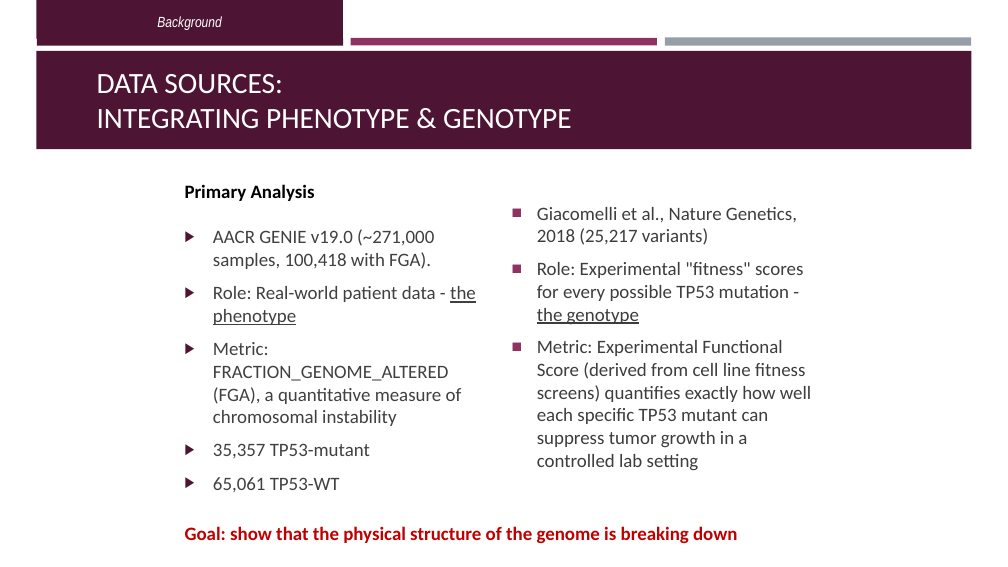
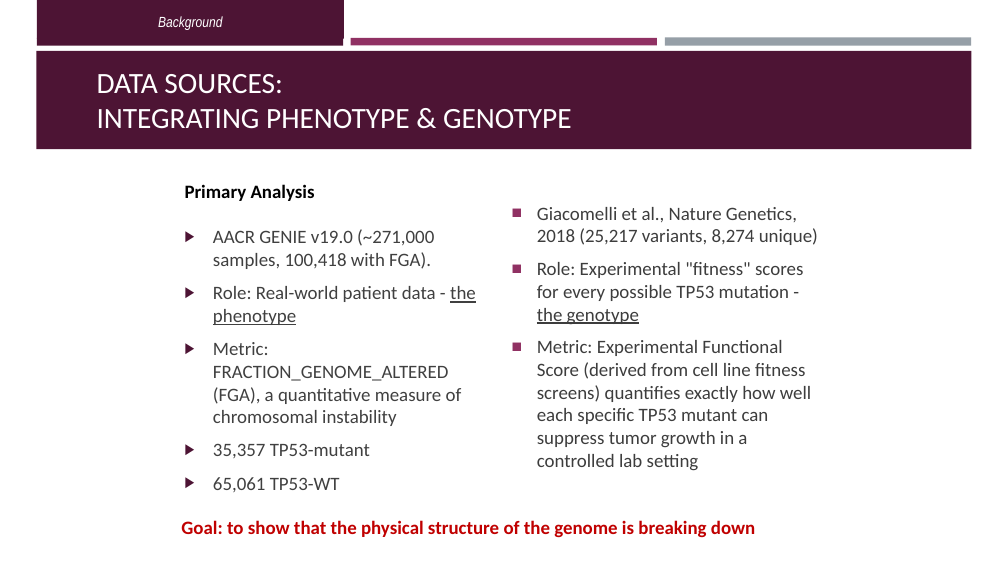
Before and after one commit to OrnitB/cancer_bioinformatics, a slide deck: slide 9 of project/project_background/Final Project Presentation - Ornit - Cancer Bioinfo March 2026.pptx. Drawn at 1008x567 pixels with LibreOffice and Linux fonts; fonts in the diff are those of the drawing. Boxes give left, top, right and bottom in pixels: in the first picture for what was removed or moved away, otherwise in the second. Text is boxed around its words. In the diff, an @@ line names an element or a change of style, - is before the commit and + after.

Commit message:
presentation in progress

```diff
--- a/project/project_background/Final Project Presentation - Ornit - Cancer Bioinfo March 2026.pptx
+++ b/project/project_background/Final Project Presentation - Ornit - Cancer Bioinfo March 2026.pptx
@@ text at bbox=[537, 207, 818, 245]: text changed @@
-■ Giacomelli et al., Nature Genetics, 2018 (25,217 variants)
+■ Giacomelli et al., Nature Genetics, 2018 (25,217 variants, 8,274 unique)
@@ text at bbox=[181, 520, 755, 538]: text changed @@
-Goal: show that the physical structure of the genome is breaking down
+Goal: to show that the physical structure of the genome is breaking down
```
Also in this commit, not shown: 1 other slide changed.
